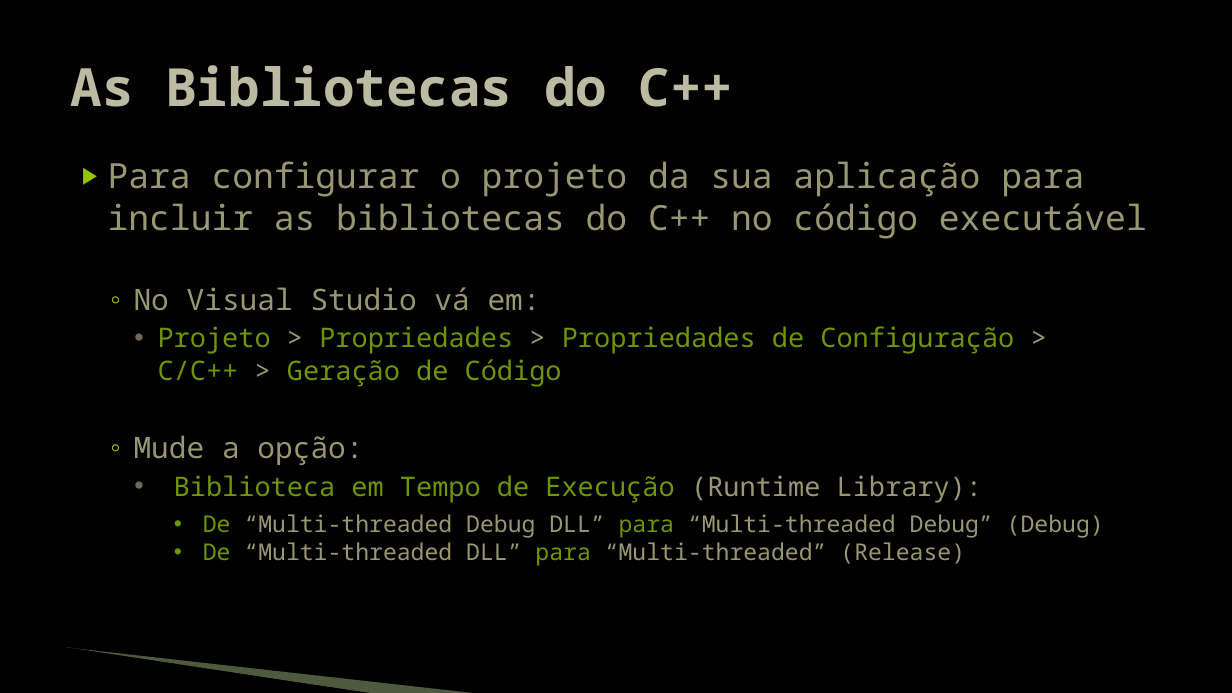
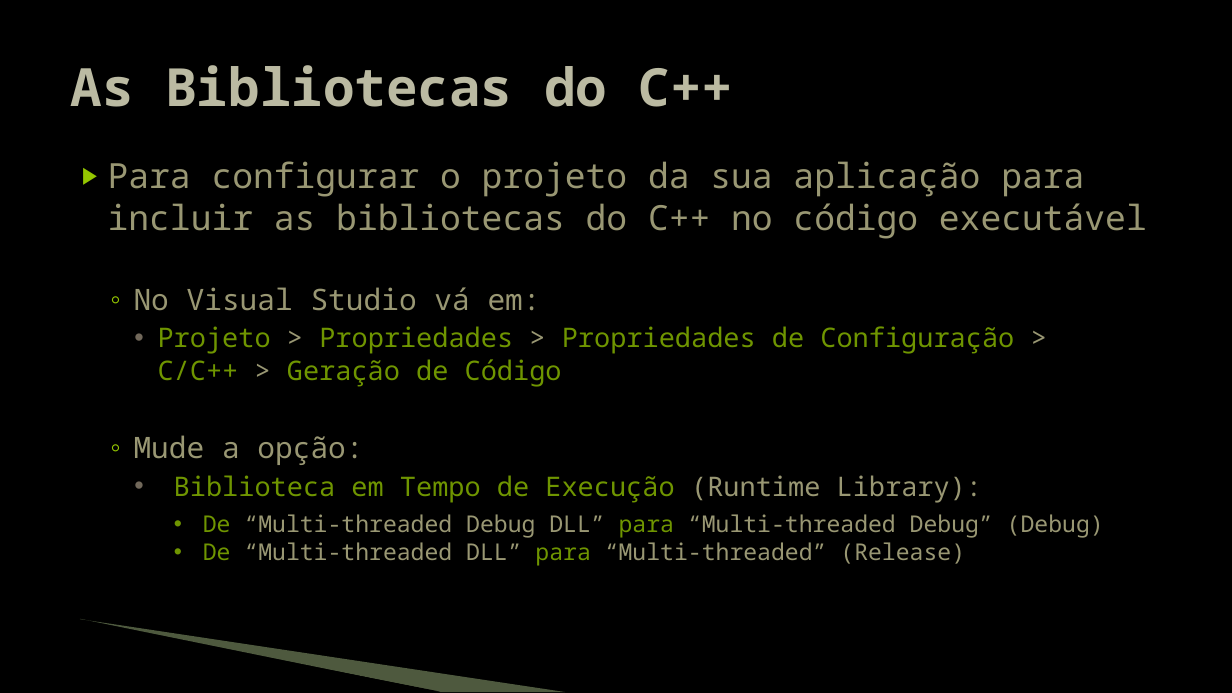
Before and after one commit to JudsonSS/Jogos, a slide deck: slide 15 of Slides/29. Distribuição do Jogo.pptx (slide 13 before the commit). Drawn at 1232x693 pixels with LibreOffice and Linux fonts; fonts in the diff are those of the drawing; background and template pictures are left out. Boxes give left, top, right and bottom in pixels: in the first picture for what was removed or moved away, otherwise in the second. Text is boxed around its words. In the diff, an @@ line names an element or a change of style, - is before the commit and + after.

```diff
--- a/Slides/29. Distribuição do Jogo.pptx
+++ b/Slides/29. Distribuição do Jogo.pptx
@@ freeform shape: place and size @@
-freeform shape at <box>66,649,374,693</box>
+freeform shape at <box>78,621,440,692</box>
@@ freeform shape: place and size @@
-freeform shape at <box>67,648,481,693</box>
+freeform shape at <box>80,619,566,692</box>
```
Also in this commit, not shown: 14 other slides changed, 2 slides added.
